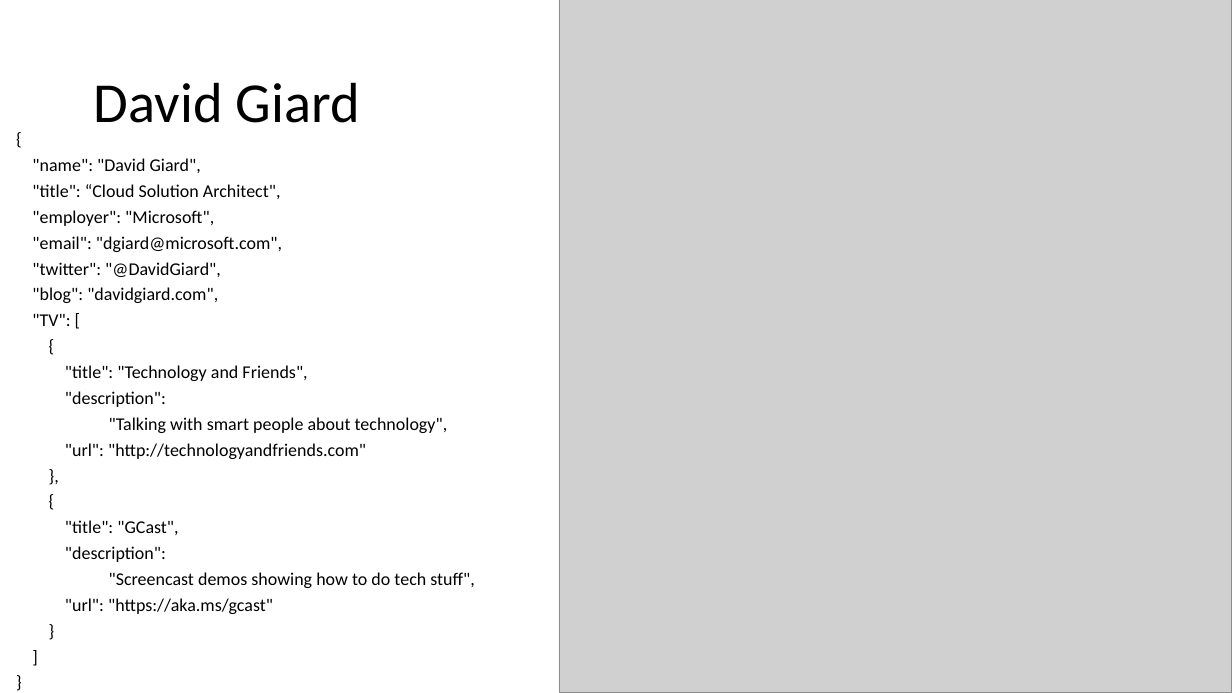
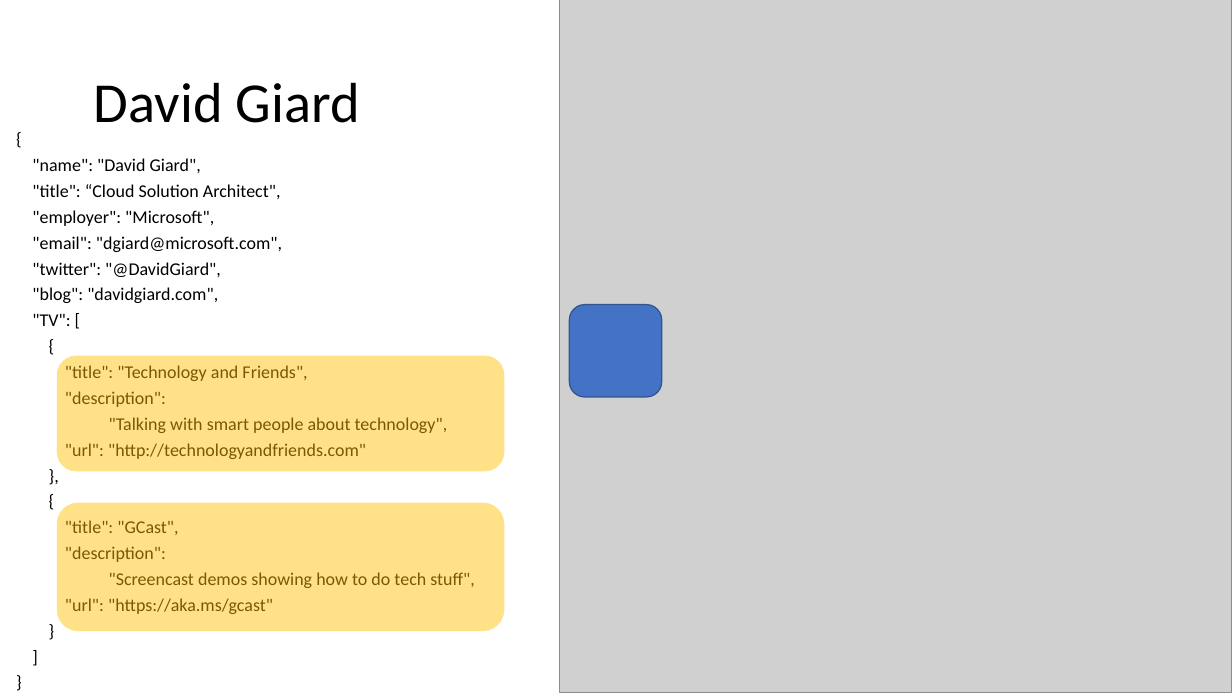
Before and after one commit to DavidGiard/Presentation-Slides, a slide deck: slide 47 of Blood-Sweat-and-Code-Reviews/Code Reviews.pptx (slide 2 before the commit). Drawn at 1232x693 pixels with LibreOffice and Linux fonts; fonts in the diff are those of the drawing; grey boxes stand for pictures. Boxes give left, top, right and bottom in pixels: in the first picture for what was removed or moved away, otherwise in the second. Text is boxed around its words. In the diff, an @@ line names an element or a change of style, - is before the commit and + after.

```diff
--- a/Blood-Sweat-and-Code-Reviews/Code Reviews.pptx
+++ b/Blood-Sweat-and-Code-Reviews/Code Reviews.pptx
@@ rounded rectangle added at <box>569,305,662,397</box>, fill #4472C4, outline #325491 1 pt @@
@@ rounded rectangle added at <box>56,356,504,471</box>, fill #FFC000 at 47% opacity @@
@@ rounded rectangle added at <box>56,503,504,631</box>, fill #FFC000 at 47% opacity @@
```
Also in this commit, not shown: 1 slide added.
